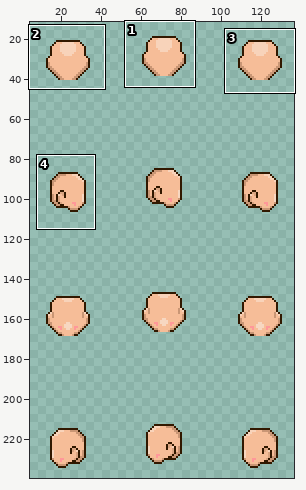
Edited in one commit: sprite sheet (data/sprites/outfit/head/head_000.png). Above, an overview of the earlier version with the close-up marked.
Close-up. First the earlier version:
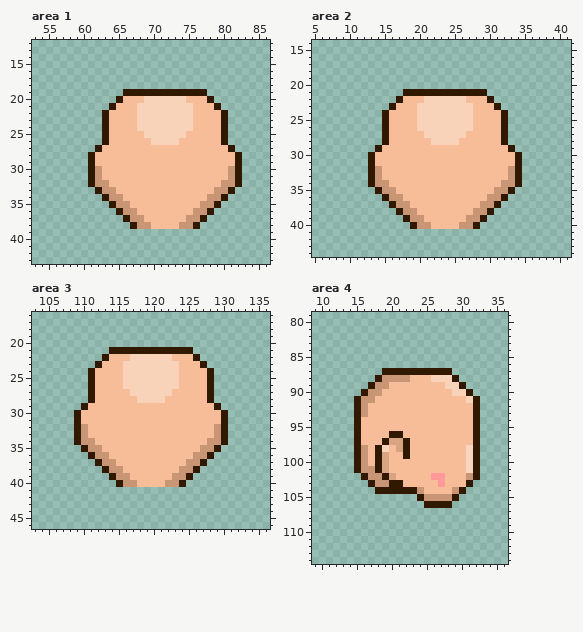
The file is 144x256 pixels. Shown: area 1: x 53..86, y 12..43; area 2: x 5..41, y 14..44; area 3: x 103..136, y 16..46; area 4: x 9..36, y 79..114. The wide view leaves out empty margins. The commit also changed other parts of the picture, which this record leaves out.
Once edited:
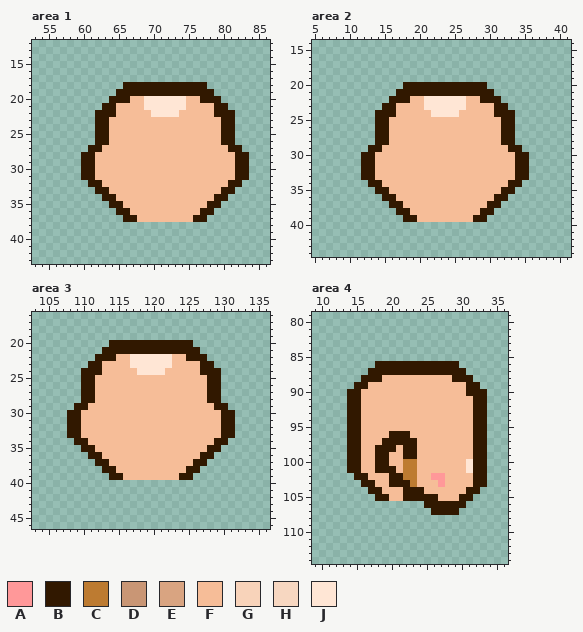
Palette (. is transparent): A #ff9899  B #311800  C #bd7b31  D #c99675  E #d9a481  F #f6bd98  G #f8d3ba  H #f7d7c1  J #ffe6d5
Edits made:
Changed rows in their new state; - is an unchanged pixel.
Area 1:
first column x 60:
18 ------BBBBBBBBBBBB------
19 -----B------------B-----
20 ----B-B--JJJJJJ--B-B----
21 ---B----FJJJJJJF----B---
22 --B-B---FFJJJJFF---B-B--
23 --B-----FFFFFFFF-----B--
24 --B-----FFFFFFFF-----B--
25 --B------FFFFFF------B--
26 --B-------FFFF-------B--
27 -B--------------------B-
28 B----------------------B
29 B----------------------B
30 B-F------------------F-B
31 B-F------------------F-B
32 --BF----------------FB--
33 ---BF--------------FB---
34 ----BF------------FB----
35 -----BF----------FB-----
36 ------BF--------FB------
37 -------BF------FB-------
38 -------..........-------
Area 2:
first column x 12:
20 ------BBBBBBBBBBBB------
21 -----B------------B-----
22 ----B-B--JJJJJJ--B-B----
23 ---B----FJJJJJJF----B---
24 --B-B---FFJJJJFF---B-B--
25 --B-----FFFFFFFF-----B--
26 --B-----FFFFFFFF-----B--
27 --B------FFFFFF------B--
28 --B-------FFFF-------B--
29 -B--------------------B-
30 B----------------------B
31 B----------------------B
32 B-F------------------F-B
33 B-F------------------F-B
34 --BF----------------FB--
35 ---BF--------------FB---
36 ----BF------------FB----
37 -----BF----------FB-----
38 ------BF--------FB------
39 -------BF------FB-------
40 -------..........-------
Area 3:
first column x 108:
20 ------BBBBBBBBBBBB------
21 -----B------------B-----
22 ----B-B--JJJJJJ--B-B----
23 ---B----FJJJJJJF----B---
24 --B-B---FFJJJJFF---B-B--
25 --B-----FFFFFFFF-----B--
26 --B-----FFFFFFFF-----B--
27 --B------FFFFFF------B--
28 --B-------FFFF-------B--
29 -B--------------------B-
30 B----------------------B
31 B----------------------B
32 B-F------------------F-B
33 B-F------------------F-B
34 --BF----------------FB--
35 ---BF--------------FB---
36 ----BF------------FB----
37 -----BF----------FB-----
38 ------BF--------FB------
39 -------BF------FB-------
40 -------..........-------
Area 4:
first column x 14:
 86 ----BBBBBBBBBBBB----
 87 ---BB----------BB---
 88 --BB-FFFF---FFF-BB--
 89 -BBFFF--------FFFBB-
 90 BBFFF----------FF-BB
 91 B-FF-------------F-B
 92 B-F----------------B
 93 B-F----------------B
 94 B------------------B
 95 B------------------B
 96 B-------B----------B
 97 B-----BB-B---------B
 98 B-F--BBF-B-------F-B
 99 B-F--B---B-------F-B
100 B-F--B--CC-------J-B
101 B-FF-BB-CC-------J-B
102 -B-FFFBBCC-------F-B
103 --B-FF--BC-------FBB
104 ---B-FFF--B----FFBB-
105 ----BBFFBB-BBFFFBB--
106 ---------------BB---
107 ------------BBBB----
